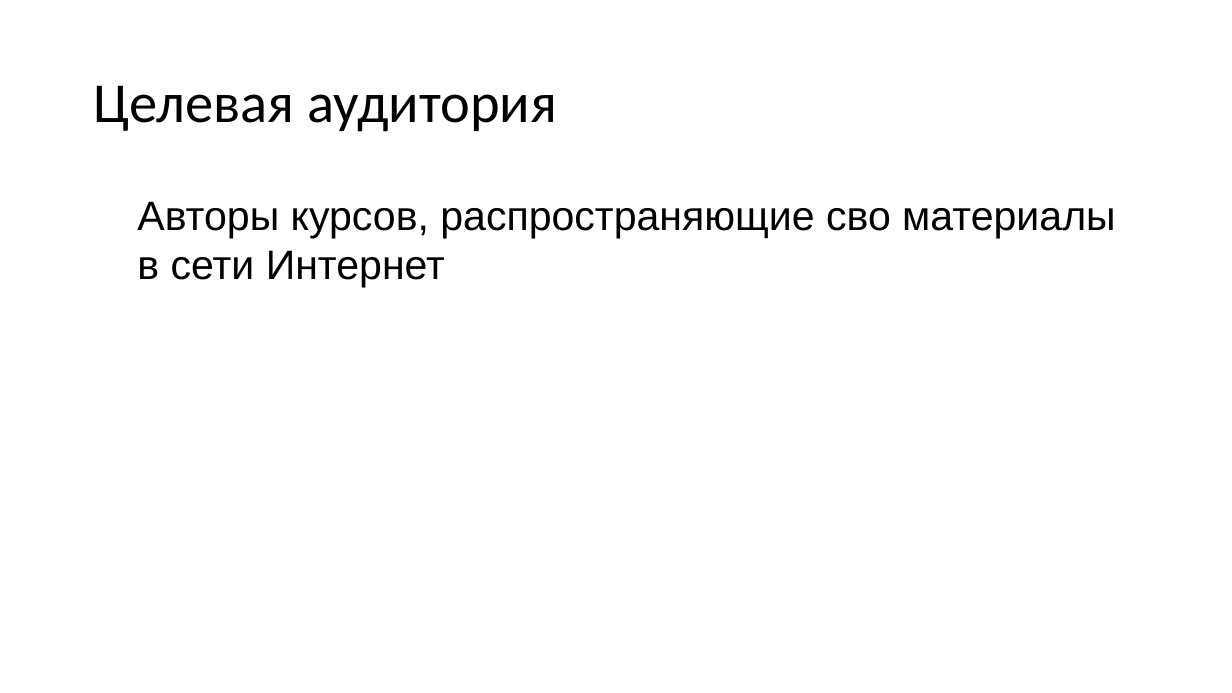
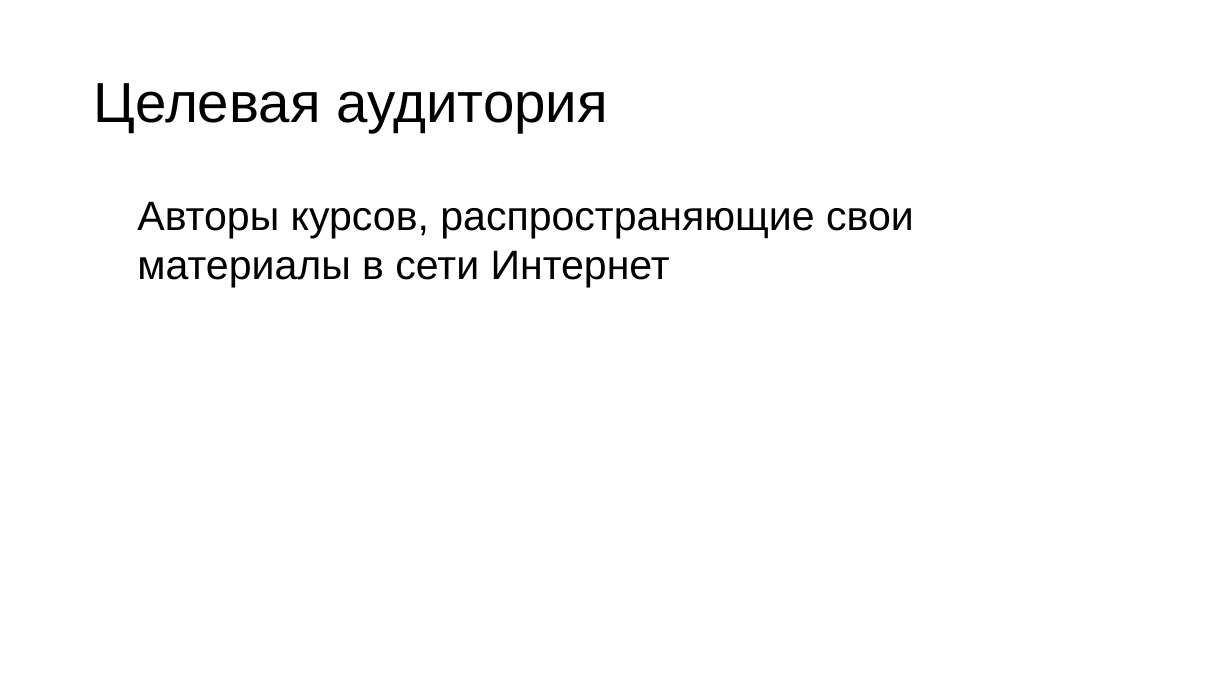
Before and after one commit to vanindm/vanindm.github.io, a slide deck: slide 6 of files/ИБ.pptx (slide 5 before the commit). Drawn at 1232x693 pixels with LibreOffice and Linux fonts; fonts in the diff are those of the drawing. Boxes give left, top, right and bottom in pixels: in the first picture for what was removed or moved away, otherwise in the second. Text is boxed around its words. In the diff, an @@ line names an element or a change of style, - is before the commit and + after.

```diff
--- a/files/ИБ.pptx
+++ b/files/ИБ.pptx
@@ title "Целевая аудитория" at [94,83,608,132]: font Calibri to Arial @@
@@ text at [137,201,914,287]: text changed @@
-Авторы курсов, распространяющие сво материалы в сети Интернет
+Авторы курсов, распространяющие свои материалы в сети Интернет
```
Also in this commit, not shown: 5 other slides changed, 4 slides added, 1 other file.
